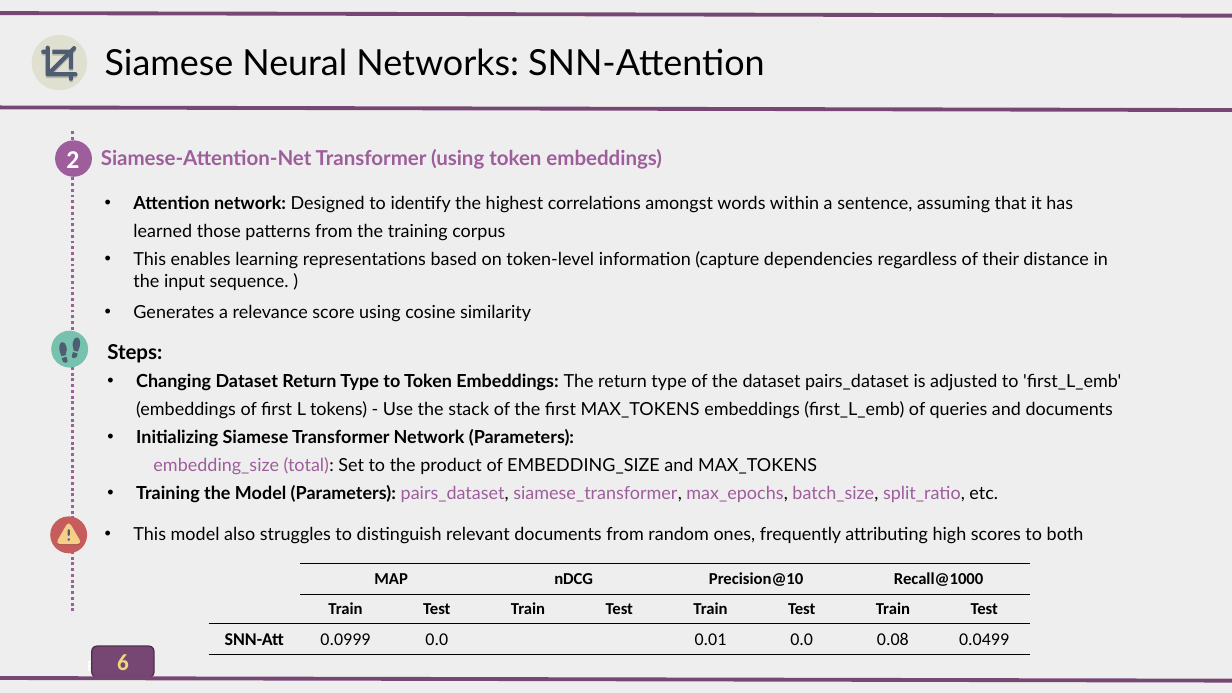
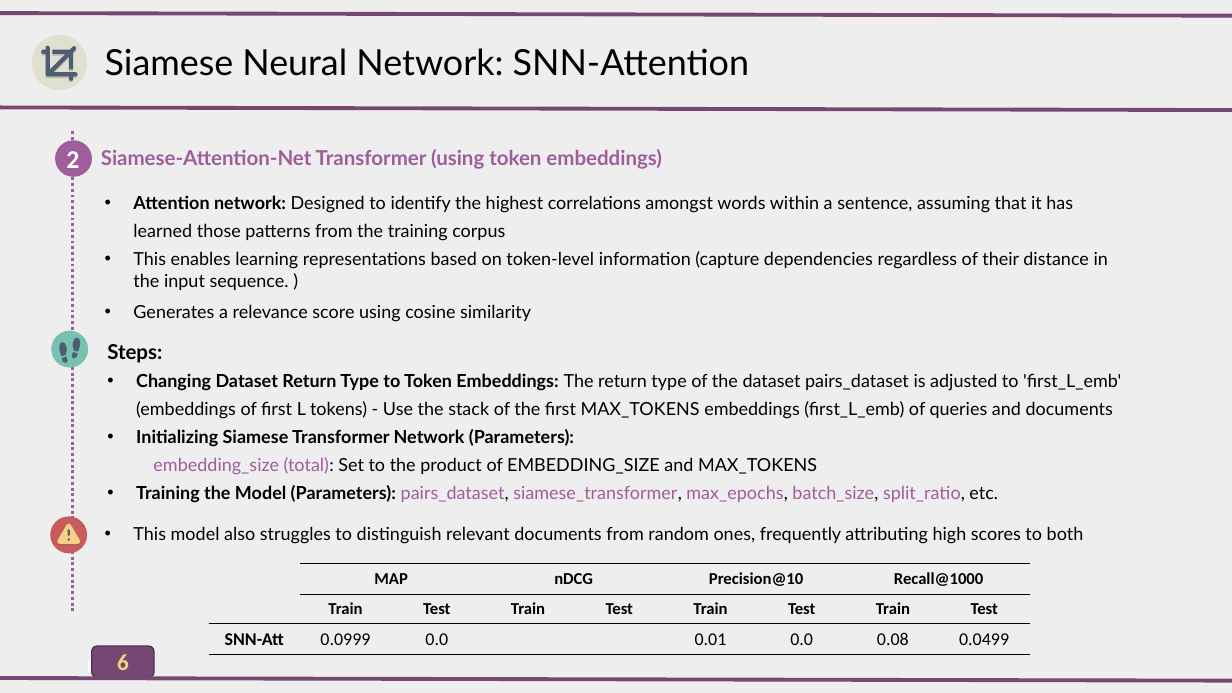
Before and after one commit to AlirezaAccelerates/IR_DSI_project, a slide deck: slide 6 of D/[P] Information Retrieval Project.pptx. Drawn at 1232x693 pixels with LibreOffice and Linux fonts; fonts in the diff are those of the drawing. Boxes give left, top, right and bottom in pixels: in the first picture for what was removed or moved away, otherwise in the second. Text is boxed around its words. In the diff, an @@ line names an element or a change of style, - is before the commit and + after.

```diff
--- a/D/[P] Information Retrieval Project.pptx
+++ b/D/[P] Information Retrieval Project.pptx
@@ text at [105,48,749,76]: text changed @@
-Siamese Neural Networks: SNN-Attention
+Siamese Neural Network: SNN-Attention
```
Also in this commit, not shown: 3 other slides changed, 1 other file.
